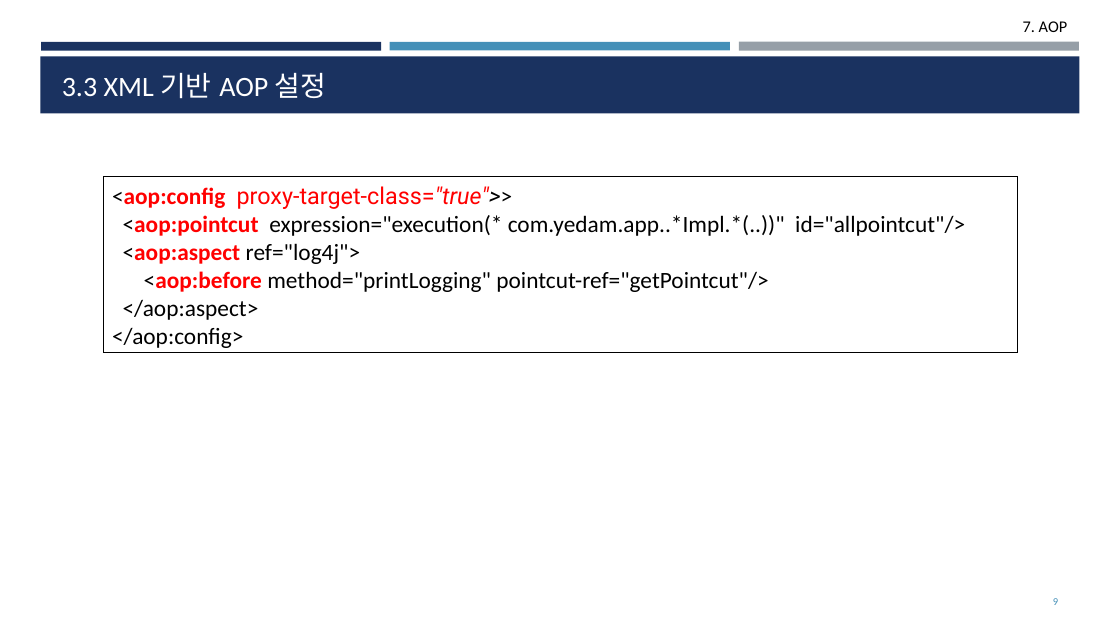
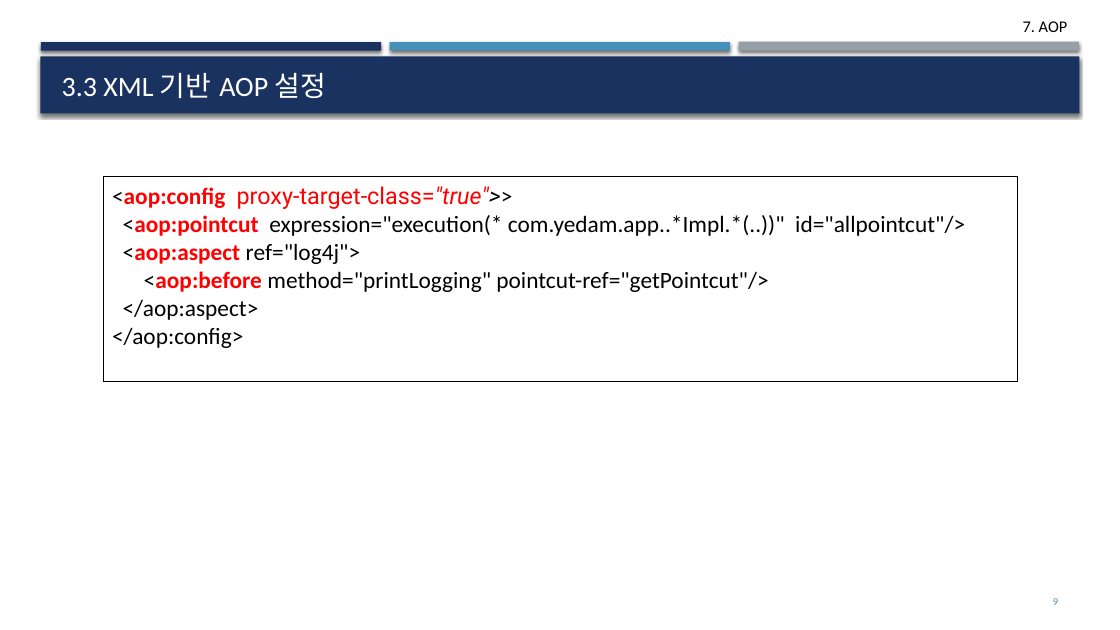
Before and after one commit to deukvely/spring, a slide deck: slide 9 of PPT/07_AOP.pptx. Drawn at 1120x630 pixels with LibreOffice and Linux fonts; fonts in the diff are those of the drawing. Boxes give left, top, right and bottom in pixels: in the first picture for what was removed or moved away, otherwise in the second. Text is boxed around its words. In the diff, an @@ line names an element or a change of style, - is before the commit and + after.

```diff
--- a/PPT/07_AOP.pptx
+++ b/PPT/07_AOP.pptx
@@ shadow on in 4 elements at [41, 42, 381, 50], [739, 42, 1079, 51], [390, 42, 730, 50], [40, 56, 1080, 113] @@
@@ rectangle "<aop:config proxy-target-class="true">>": place and size @@
-rectangle "<aop:config proxy-target-class="true">>" at [104, 177, 1017, 353]
+rectangle "<aop:config proxy-target-class="true">>" at [104, 177, 1017, 381]
@@ rectangle "<aop:config proxy-target-class="true">>" at [104, 177, 1017, 381]: outline #000000 0.75 pt to #000000 0 pt @@
```
Also in this commit, not shown: 20 other slides changed, 9 other files.
